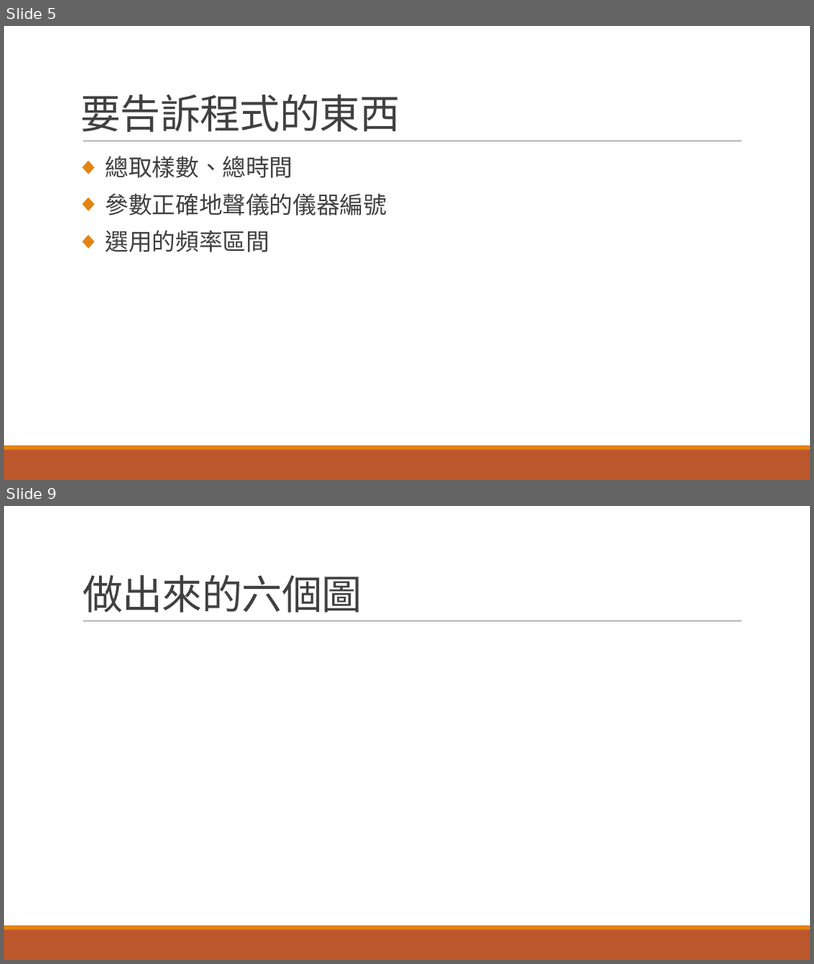
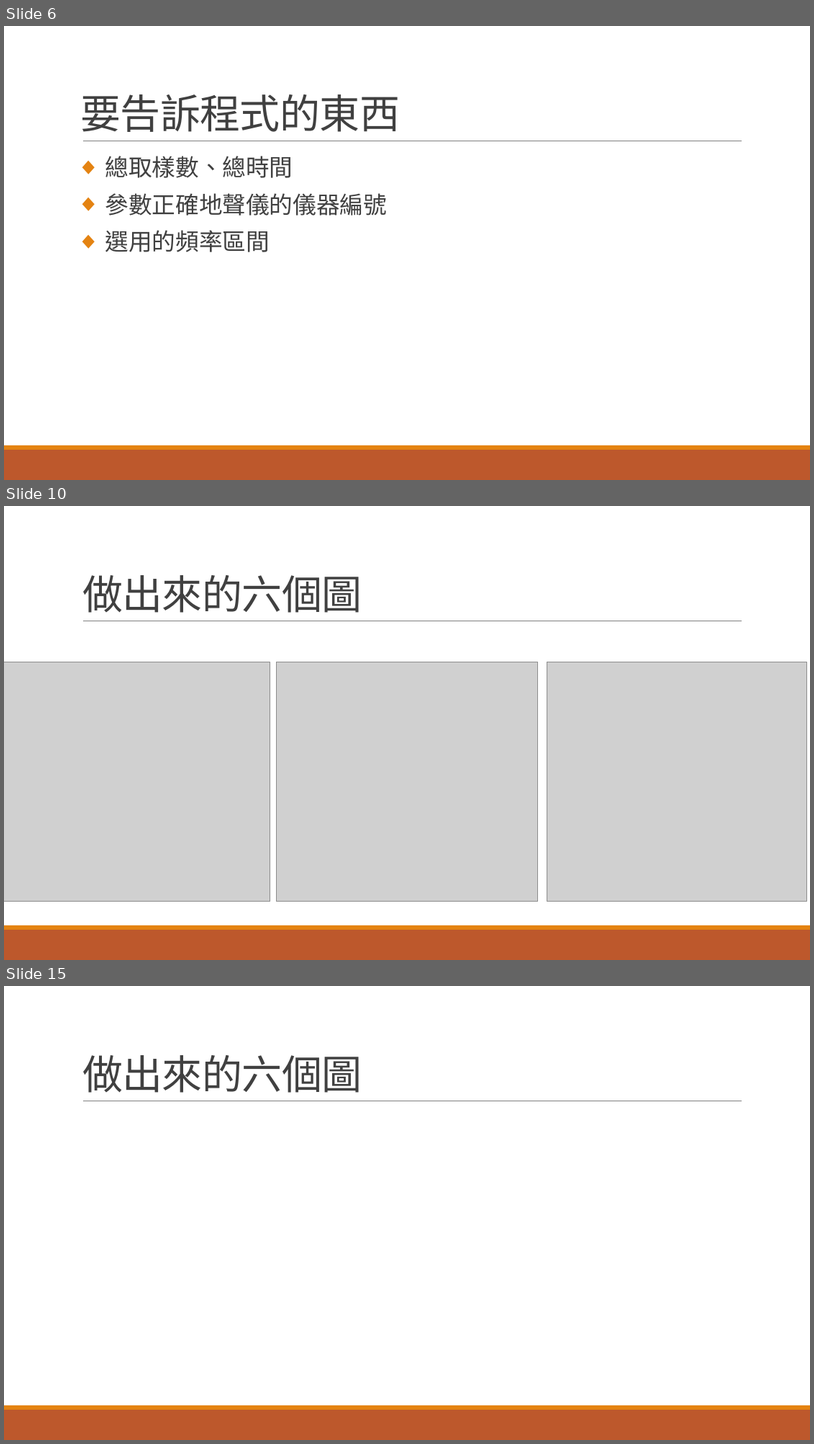
Before and after one commit to r889165/BackUpThesis, a slide deck: Geophone_Calibration/地聲儀求參數.pptx. Shown one above the other, each under a label of ours: slides 5 and 9 before the commit, slides 6, 10 and 15 after it; the slides between them are not shown. The pictures are 814x964 and 814x1444 pixels, drawn with LibreOffice and Linux fonts; fonts in the diff are those of the drawing; grey boxes stand for pictures. Boxes give left, top, right and bottom in pixels: in the first picture for what was removed or moved away, otherwise in the second. Text is boxed around its words. In the diff, an @@ line names an element or a change of style, - is before the commit and + after.

```diff
--- a/Geophone_Calibration/地聲儀求參數.pptx
+++ b/Geophone_Calibration/地聲儀求參數.pptx
@@ slide 10 added at [4,506,810,960], background #FFFFFF; not listed: 3 template elements that a slide beside it also shows @@
@@ title added at [82,575,362,613], 48 pt, text #404040 @@
+做出來的六個圖
@@ picture added at [4,662,270,901] @@
@@ picture added at [276,662,538,901] @@
@@ picture added at [548,662,808,901] @@
@@ what was slide 5 is now slide 6 @@
@@ what was slide 9 is now slide 15 @@
```
Also in this commit, not shown: 5 slides changed, 7 other slides added, 1 slide removed, 3 other files.
